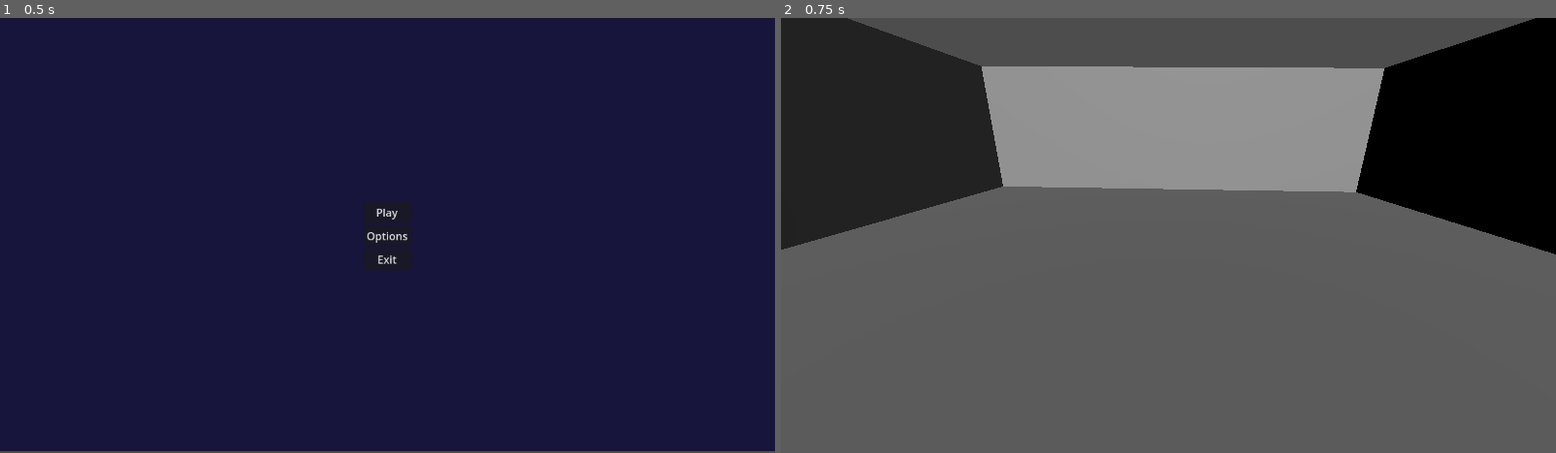
Above: before the commit, frames 1-2 (left to right).
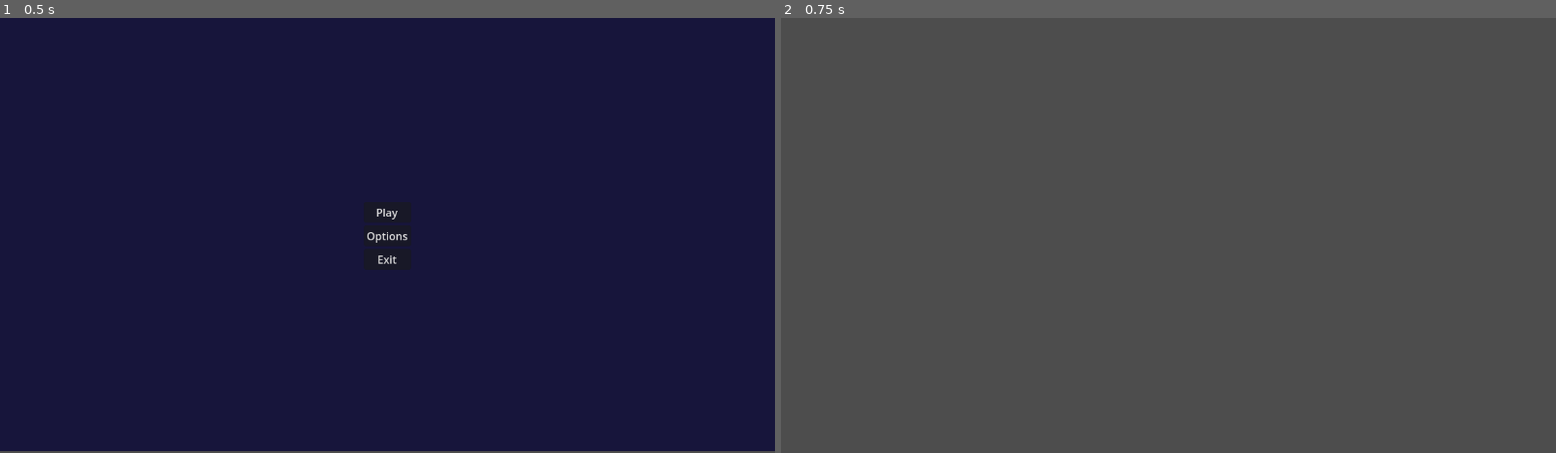
Above: after the commit, the same moments.

Repository: moriartyjk/nova_horizons
Game: Godot game, scene res://scenes/menus/main_menu.tscn
Two runs of this game, one before a commit and one after it. Both use one fixed random seed, a clock stepped at 60 frames per second and the inputs below.
Inputs:
- Up to frame 1 (0.5 s): no input
- Up to frame 2 (0.75 s): click "Play" at 0.5 s

Frame 1 is identical in both runs. In frame 2, 35% of the frame differs, in the area x 0-100%, y 0-55%.

Commit message:
removed static camera and added world environmnet to scene for visual recog

Diff:
--- a/scenes/game.tscn
+++ b/scenes/game.tscn
@@ -1,13 +1,26 @@
-[gd_scene load_steps=2 format=3 uid="uid://bs2k6brr1usjb"]
+[gd_scene load_steps=5 format=3 uid="uid://dyoh6fxxpe67a"]
 
 [ext_resource type="PackedScene" path="res://scenes/environment.tscn" id="1_nn353"]
 
+[sub_resource type="ProceduralSkyMaterial" id="ProceduralSkyMaterial_u5gor"]
+sky_horizon_color = Color(0.64625, 0.65575, 0.67075, 1)
+ground_horizon_color = Color(0.64625, 0.65575, 0.67075, 1)
+
+[sub_resource type="Sky" id="Sky_qapqc"]
+sky_material = SubResource("ProceduralSkyMaterial_u5gor")
+
+[sub_resource type="Environment" id="Environment_ipgco"]
+background_mode = 2
+sky = SubResource("Sky_qapqc")
+tonemap_mode = 2
+glow_enabled = true
+
 [node name="Game" type="Node3D"]
+
+[node name="WorldEnvironment" type="WorldEnvironment" parent="."]
+environment = SubResource("Environment_ipgco")
 
 [node name="DirectionalLight3D" type="DirectionalLight3D" parent="."]
 transform = Transform3D(0.0954207, 0.351195, -0.931427, 0.103103, 0.927177, 0.360156, 0.990083, -0.130399, 0.0522627, -14.0321, 6.90853, 3.79163)
 
-[node name="Camera3D" type="Camera3D" parent="."]
-transform = Transform3D(0.0313207, 0.329698, -0.943567, 0.0105794, 0.943868, 0.330154, 0.999453, -0.020323, 0.0260745, -6.8924, 2.39649, 0)
-
 [node name="Environment" parent="." instance=ExtResource("1_nn353")]
